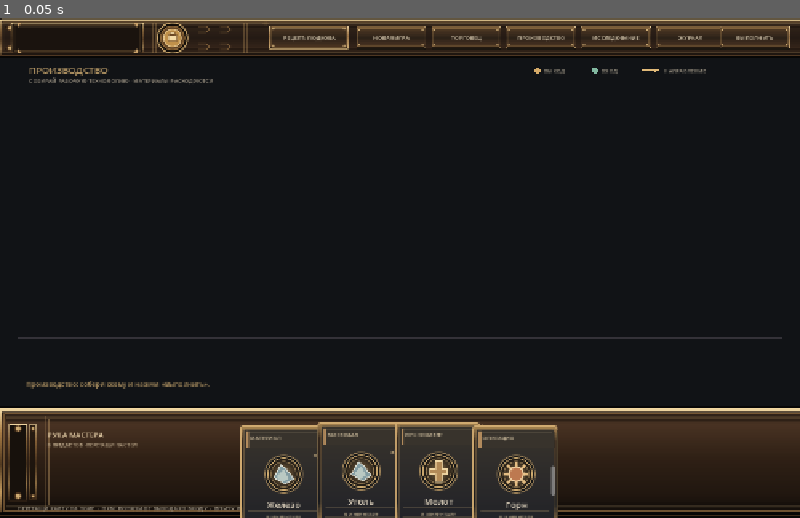
Above: before the commit, frame 1.
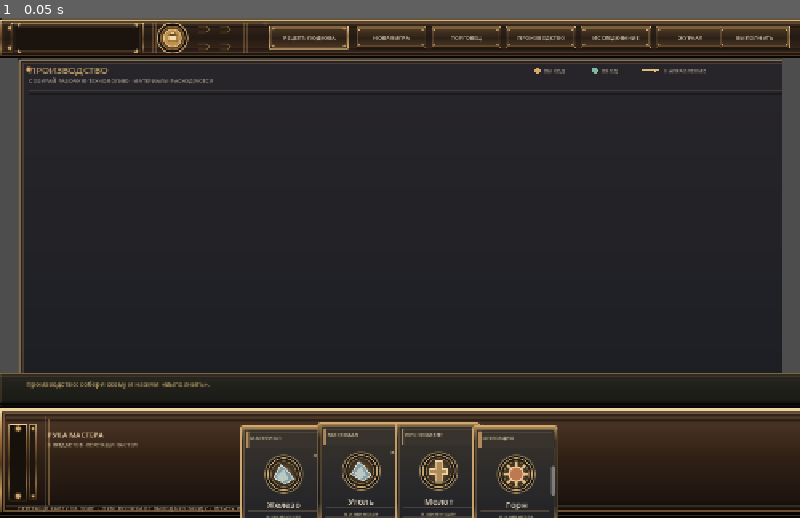
Above: after the commit, the same moment.

Repository: Blyaprint/new-1-bit-kuznya
Game: Godot game, scene res://scenes/board_prototype.tscn
Same seed, same stepped clock (60 frames per second), same inputs: the game is played once before the commit and once after it.
Inputs:
- Up to frame 1 (0.05 s): no input

The runs differ from the first frame. In frame 1, 5.0% of the frame differs, in the area x 0-100%, y 8-77%.

Commit message:
Remove remaining code-drawn board background and hand labels

Diff:
--- a/scripts/board_prototype.gd
+++ b/scripts/board_prototype.gd
@@ -1025,9 +1025,7 @@
 
 
 func _draw() -> void:
-	# Leave the HUD and hand-tray bands transparent so their imported textures remain visible.
-	draw_rect(Rect2(0, HEADER_HEIGHT, size.x, size.y - HEADER_HEIGHT - HAND_HEIGHT), BG)
-	_draw_workshop_background()
+	# The board, HUD, hand tray and status strip are scene textures.
 	_draw_header_button(_recipe_button_rect(), "РЕЦЕПТ: %s" % selected_recipe.to_upper(), true)
 	_draw_header_button(_new_game_button_rect(), "НОВАЯ ИГРА", false)
 	_draw_header_button(_market_button_rect(), "ТОРГОВЕЦ", market_open)
@@ -1074,18 +1072,7 @@
 
 
 func _draw_workshop_background() -> void:
-	# Subtle stone-and-wood workshop grid.
-	var area := _board_rect()
-	var grid_color := Color("#343238")
-	var spacing := 64.0
-	var x := area.position.x
-	while x < area.end.x:
-		draw_line(Vector2(x, area.position.y), Vector2(x, area.end.y), grid_color, 1.0)
-		x += spacing
-	var y := area.position.y
-	while y < area.end.y:
-		draw_line(Vector2(area.position.x, y), Vector2(area.end.x, y), grid_color, 1.0)
-		y += spacing
+	pass
 
 
 func _draw_graph_legend() -> void:
@@ -1168,17 +1155,7 @@
 
 
 func _draw_hand() -> void:
-	# The hand-tray frame is an imported SVG texture in board_prototype.tscn.
-	# Keep only dynamic labels and the interactive item cards in code.
-	var hand_area := _hand_rect()
-	var total_items := 0
-	for card in _hand_cards():
-		total_items += int(card.get("quantity", 1))
-	var hand := _hand_cards()
-	for i in range(hand.size()):
-		if int(hand[i].id) == drag_card_id:
-			continue
-		_draw_card(hand[i], _hand_card_rect(i, hand.size()).position, false)
+	pass
 
 
 func _draw_card(_card: Dictionary, _top_left: Vector2, _on_board := false) -> void:
